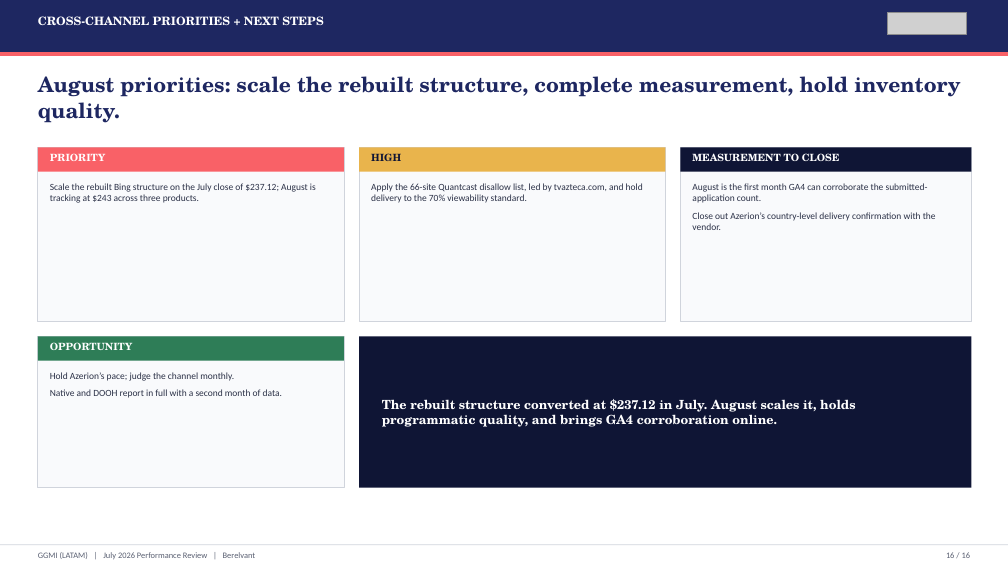
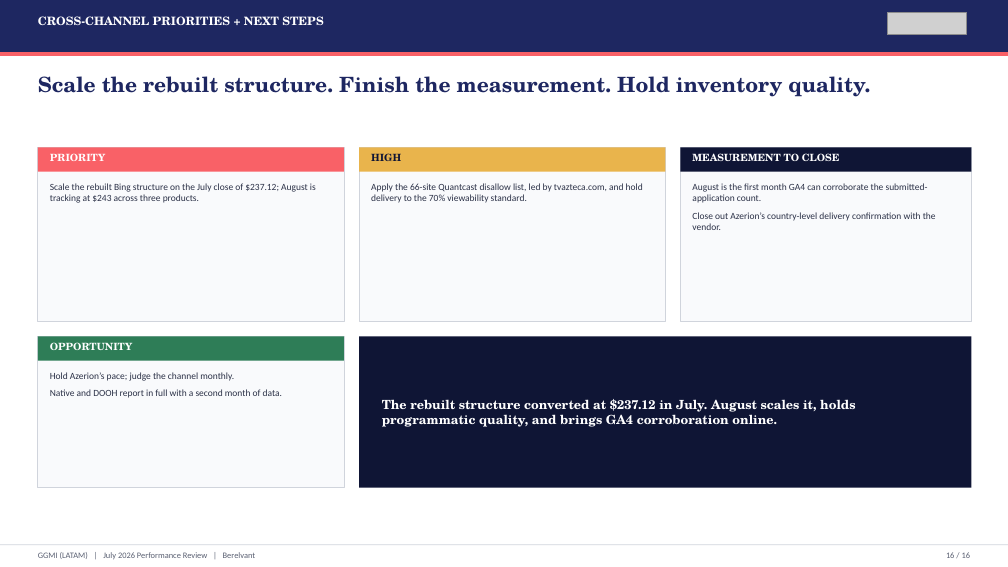
Before and after one commit to hablapro/brlvnt-reporting-hub, a slide deck: slide 16 of reports/forex/ggmi/2026-07/output/GGMI_LATAM_July_2026_Performance_Review.pptx. Drawn at 1008x567 pixels with LibreOffice and Linux fonts; fonts in the diff are those of the drawing; grey boxes stand for pictures. Boxes give left, top, right and bottom in pixels: in the first picture for what was removed or moved away, otherwise in the second. Text is boxed around its words. In the diff, an @@ line names an element or a change of style, - is before the commit and + after.

```diff
--- a/reports/forex/ggmi/2026-07/output/GGMI_LATAM_July_2026_Performance_Review.pptx
+++ b/reports/forex/ggmi/2026-07/output/GGMI_LATAM_July_2026_Performance_Review.pptx
@@ text at (38, 76, 870, 97): text changed @@
-August priorities: scale the rebuilt structure, complete measurement, hold inventory quality.
+Scale the rebuilt structure. Finish the measurement. Hold inventory quality.
```
Also in this commit, not shown: 10 other slides changed, 3 other files.
